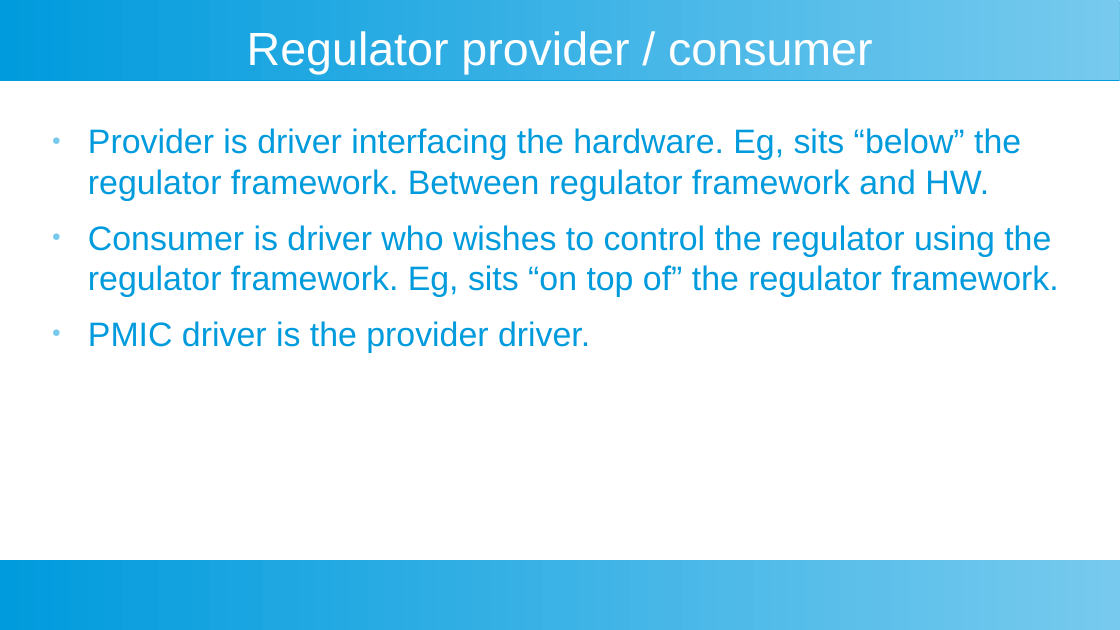
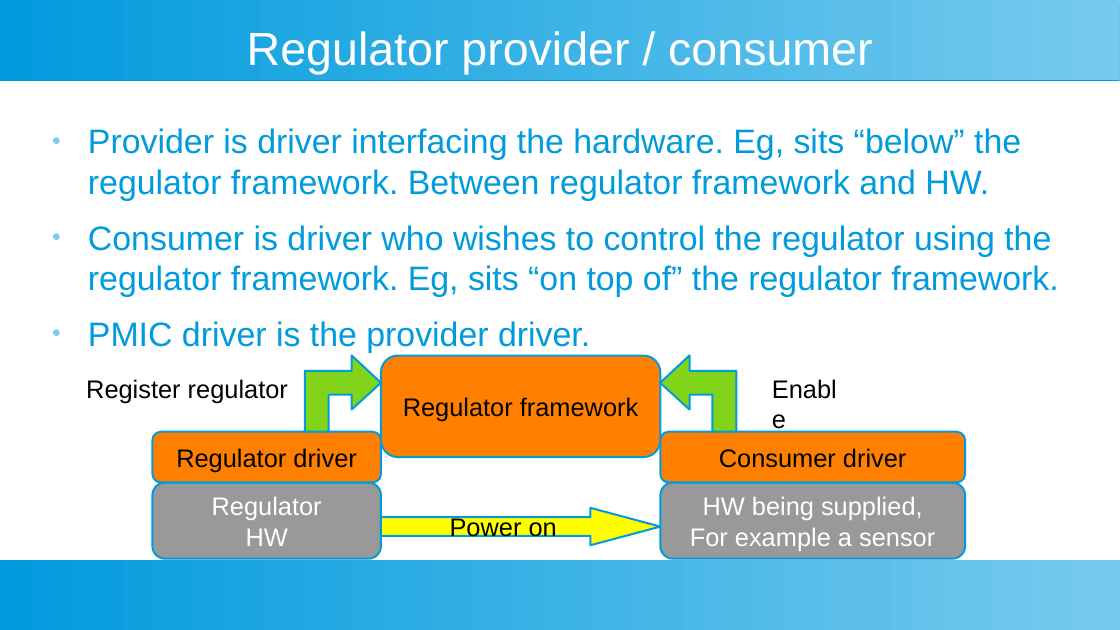
Before and after one commit to M-Vaittinen/babblings, a slide deck: slide 11 of PMIC/PMIC-babblings.odp (slide 7 before the commit). Drawn at 1120x630 pixels with LibreOffice and Linux fonts; fonts in the diff are those of the drawing. Boxes give left, top, right and bottom in pixels: in the first picture for what was removed or moved away, otherwise in the second. Text is boxed around its words. In the diff, an @@ line names an element or a change of style, - is before the commit and + after.

```diff
--- a/PMIC/PMIC-babblings.odp
+++ b/PMIC/PMIC-babblings.odp
@@ freeform shape added at (x1=305, y1=356, x2=381, y2=432), fill #81D41A, outline #009BDD 1.42 pt @@
@@ rounded rectangle added at (x1=381, y1=356, x2=661, y2=457), fill #FF8000, outline #009BDD 1.42 pt, 18 pt, text #000000 @@
+Regulator framework
@@ freeform shape added at (x1=661, y1=356, x2=737, y2=432), fill #81D41A, outline #009BDD 1.42 pt @@
@@ text added at (x1=86, y1=379, x2=288, y2=403), 18 pt, text #000000 @@
+Register regulator
@@ text added at (x1=762, y1=368, x2=861, y2=435), 18 pt, text #000000 @@
+Enable
@@ rounded rectangle added at (x1=152, y1=432, x2=381, y2=483), fill #FF8000, outline #009BDD 1.42 pt, 18 pt, text #000000 @@
+Regulator driver
@@ rounded rectangle added at (x1=661, y1=432, x2=966, y2=483), fill #FF8000, outline #009BDD 1.42 pt, 18 pt, text #000000 @@
+Consumer driver
@@ rounded rectangle added at (x1=152, y1=483, x2=381, y2=559), fill #999999, outline #009BDD 1.42 pt, 18 pt, text #FFFFFF @@
+Regulator
+HW
@@ right arrow added at (x1=381, y1=508, x2=661, y2=546), fill #FFFF00, outline #009BDD 1.42 pt, 18 pt, text #000000 @@
+Power on
@@ rounded rectangle added at (x1=661, y1=483, x2=966, y2=559), fill #999999, outline #009BDD 1.42 pt, 18 pt, text #FFFFFF @@
+HW being supplied,
+For example a sensor
```
Also in this commit, not shown: 7 other slides changed, 4 slides added.
